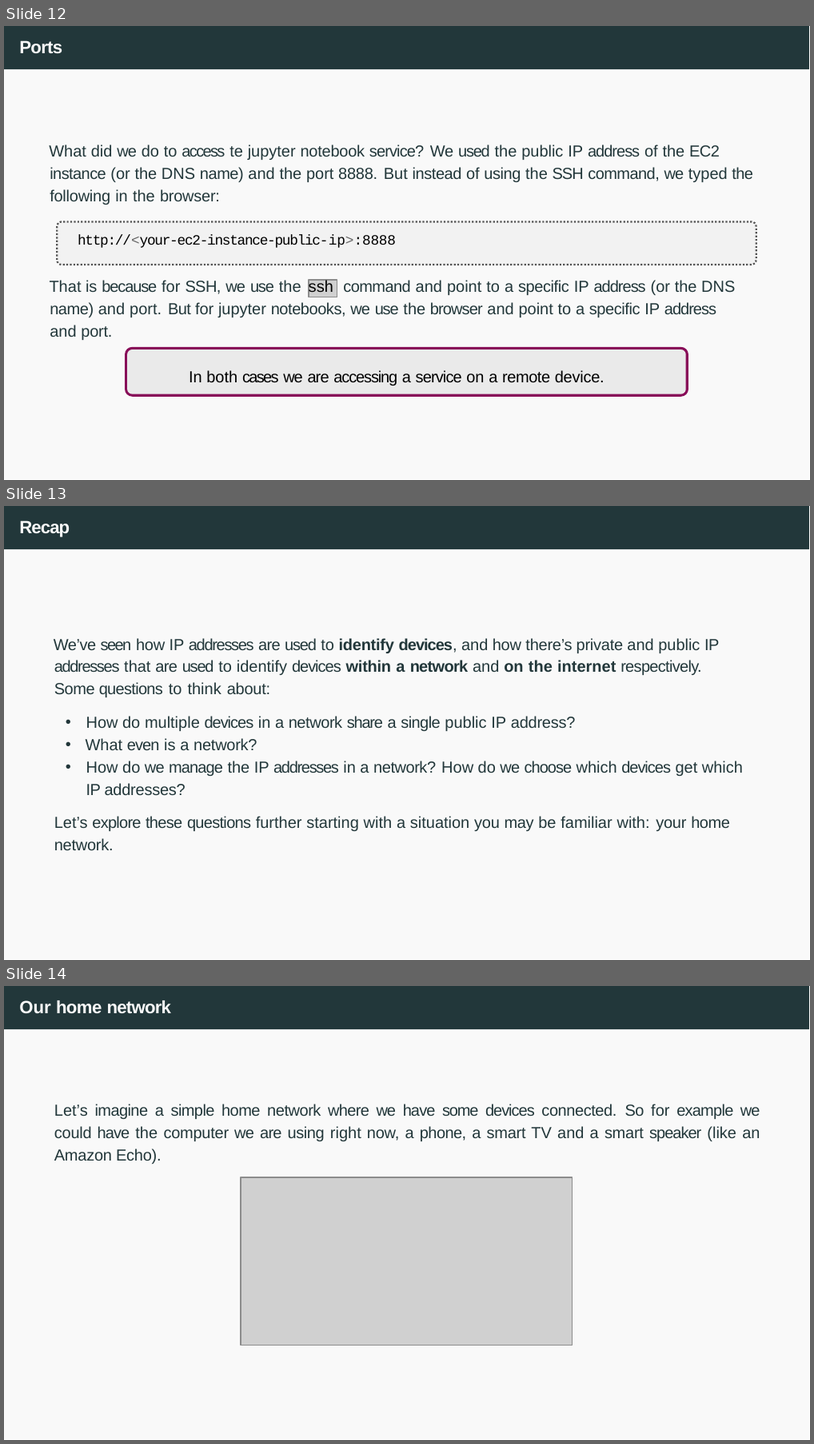
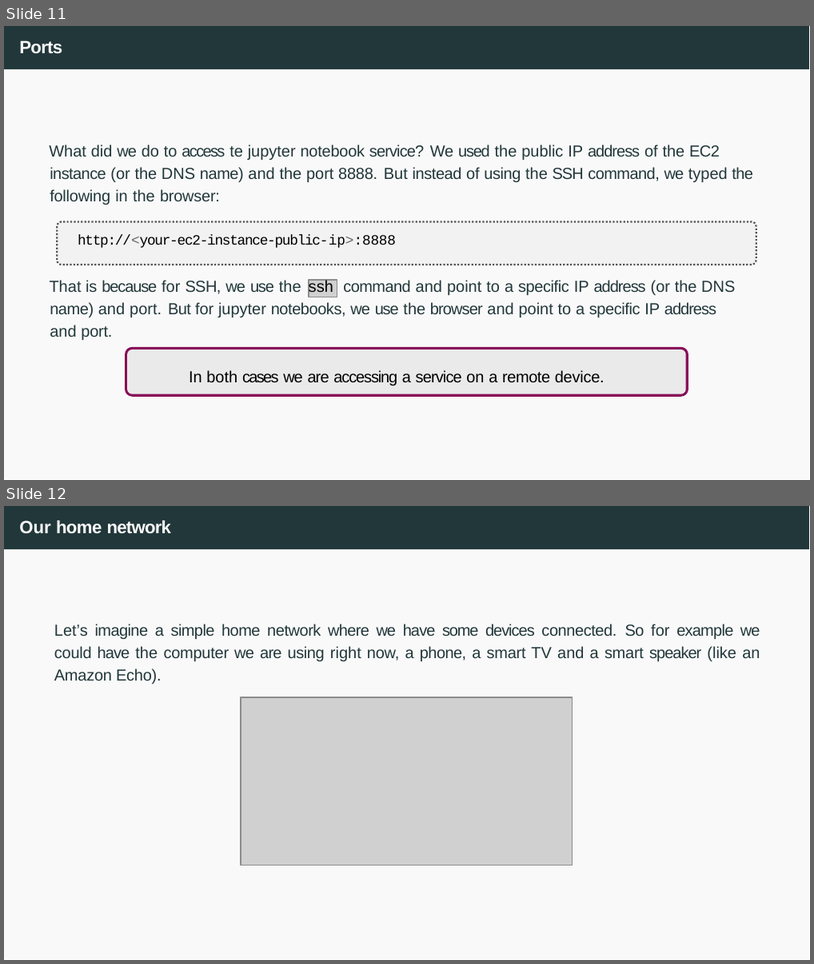
Before and after one commit to francescsolsonatehas/HPDCB, a slide deck: src/slides/Session 6 & 7 - AWS Networking-2026.pptx. Shown one above the other, each under a label of ours: slides 12, 13 and 14 before the commit, slides 11 and 12 after it. The pictures are 814x1444 and 814x964 pixels, drawn with LibreOffice and Linux fonts; fonts in the diff are those of the drawing; grey boxes stand for pictures. Boxes give left, top, right and bottom in pixels: in the first picture for what was removed or moved away, otherwise in the second. Text is boxed around its words. In the diff, an @@ line names an element or a change of style, - is before the commit and + after.

```diff
--- a/src/slides/Session 6 & 7 - AWS Networking-2026.pptx
+++ b/src/slides/Session 6 & 7 - AWS Networking-2026.pptx
@@ slide 13 removed at (x1=4, y1=506, x2=810, y2=960), background #FFFFFF; not listed: 2 template elements that a slide beside it also shows @@
@@ title removed at (x1=19, y1=520, x2=70, y2=537) @@
-Recap
@@ text removed at (x1=54, y1=638, x2=743, y2=850) @@
-We’ve seen how IP addresses are used to identify devices, and how there’s private and public IP addresses that are used to identify devices within a network and on the internet respectively. Some questions to think about:
-• How do multiple devices in a network share a single public IP address?
-• What even is a network?
-• How do we manage the IP addresses in a network? How do we choose which devices get which IP addresses?
-Let’s explore these questions further starting with a situation you may be familiar with: your home network.
@@ what was slide 12 is now slide 11 @@
@@ what was slide 14 is now slide 12 @@
```
Also in this commit, not shown: 1 other slide removed, 4 other files.
